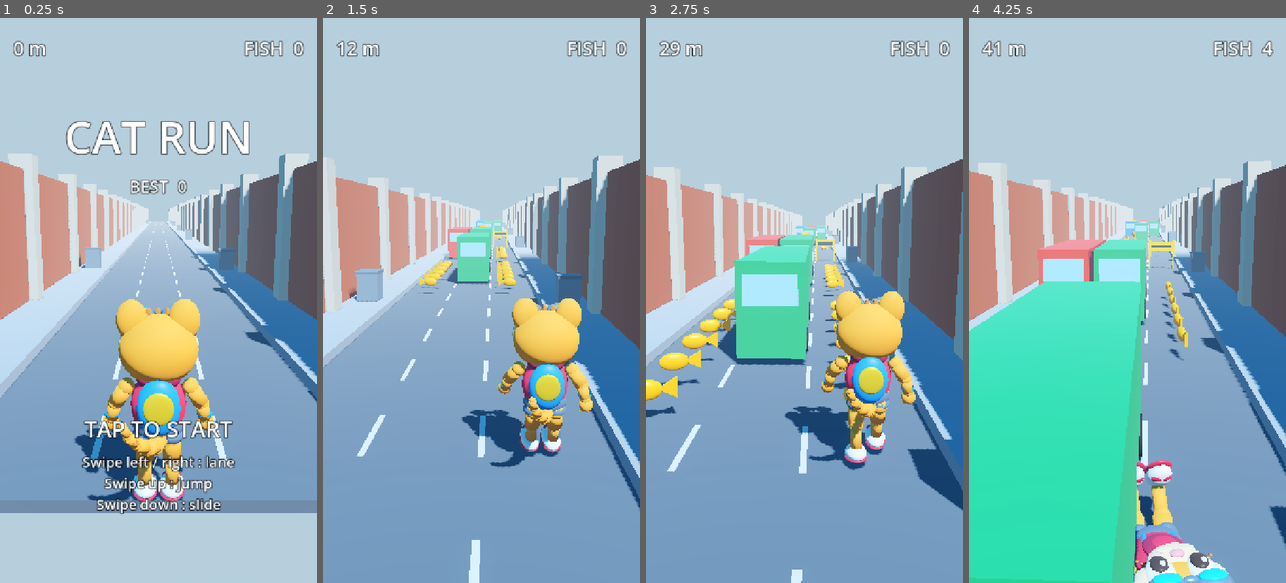
Above: before the commit, frames 1-4 (left to right).
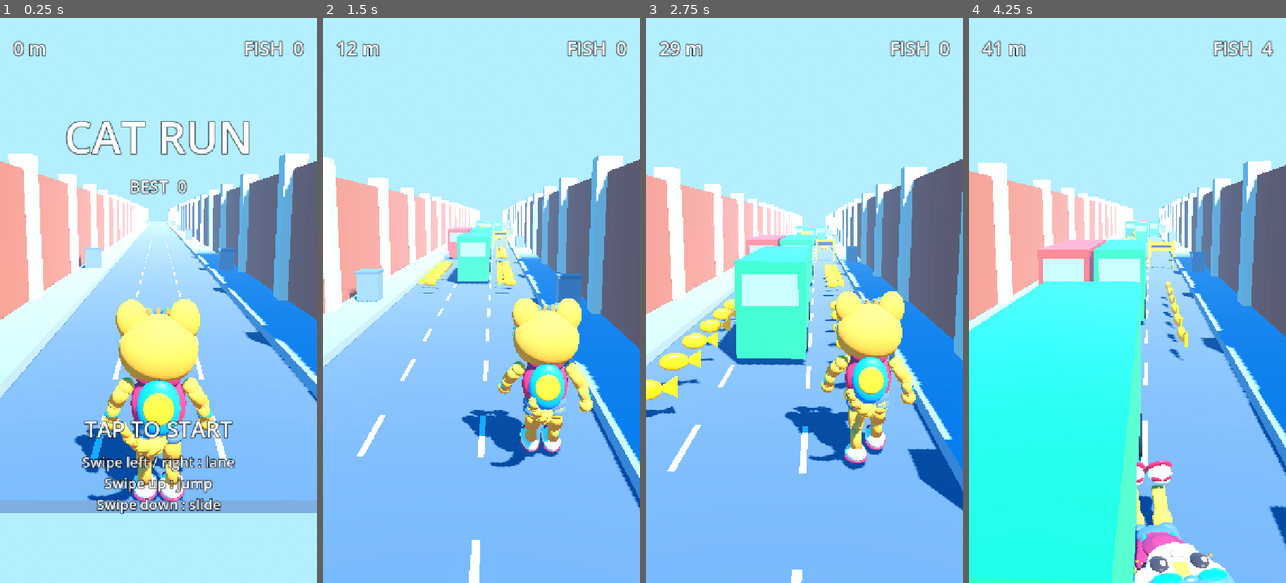
Above: after the commit, the same moments.

Repository: blsmithunkumar-lgtm/Final-Game-zone-
Game: Godot game, scene res://main.tscn
Same seed, same stepped clock (60 frames per second), same inputs: the game is played once before the commit and once after it.
Inputs (mouse positions are in pixels of both pictures, inside the frame that each line leads up to):
- Up to frame 1 (0.25 s): no input
- Up to frame 2 (1.5 s): tap Enter at 0.5 s; move the mouse to (551, 272) at 0.52 s; hold Right 0.53-1.25 s; click (551, 272) at 0.67 s; tap Space at 0.77 s; drag from (418, 328) to (465, 413) at 1.27 s
- Up to frame 3 (2.75 s): move the mouse to (836, 176) at 2.02 s; hold Right from 2.03 s (still down)
- Up to frame 4 (4.25 s): release Right at 2.75 s; drag from (1111, 413) to (1032, 215) at 2.77 s; move the mouse to (1222, 385) at 3.52 s; hold Left from 3.53 s (still down); tap Space at 3.77 s

The runs differ from the first frame. In frame 1, 95% of the frame differs, in the area x 0-100%, y 0-100%; in frame 2, 99%; in frame 3, 99%; in frame 4, 99%.

Commit message:
Richer colours
Co-Authored-By: Claude Opus 5.5 <noreply@anthropic.com>
Claude-Session: https://claude.ai/code/session_01CAdcir1AC6fd9WqR2N7CeF

Diff:
--- a/scripts/main.gd
+++ b/scripts/main.gd
@@ -112,24 +112,24 @@
 	env.background_mode = Environment.BG_SKY
 	var sky := Sky.new()
 	var sm := ProceduralSkyMaterial.new()
-	sm.sky_top_color = Color(0.22, 0.52, 0.93)
-	sm.sky_horizon_color = Color(0.72, 0.87, 0.98)
+	sm.sky_top_color = Color(0.12, 0.42, 0.9)
+	sm.sky_horizon_color = Color(0.55, 0.78, 0.97)
 	sm.ground_horizon_color = Color(0.72, 0.87, 0.98)
 	sm.ground_bottom_color = Color(0.35, 0.4, 0.48)
 	sky.sky_material = sm
 	env.sky = sky
 	env.ambient_light_source = Environment.AMBIENT_SOURCE_SKY
-	env.ambient_light_energy = 0.45
+	env.ambient_light_energy = 0.3
 	env.tonemap_mode = Environment.TONE_MAPPER_FILMIC
-	env.tonemap_white = 6.0
 	env.adjustment_enabled = true
-	env.adjustment_saturation = 1.25
+	env.adjustment_saturation = 1.35
 	env.adjustment_contrast = 1.08
 	env.fog_enabled = true
-	env.fog_light_color = Color(0.75, 0.88, 0.98)
+	env.fog_light_color = Color(0.6, 0.8, 0.97)
 	env.fog_density = 0.0035
 	env.glow_enabled = true
-	env.glow_intensity = 0.5
+	env.glow_intensity = 0.25
+	env.glow_hdr_threshold = 1.2
 	var we := WorldEnvironment.new()
 	we.environment = env
 	add_child(we)
--- a/tests/shot.gd
+++ b/tests/shot.gd
@@ -9,7 +9,7 @@
 	root.get_texture().get_image().save_png("res://shots/1_start.png")
 	main._start_game()
 	main.ACCEL
-	for i in 240:
+	for i in 150:
 		# dodge automatically so we keep running
 		for o in main.obstacles:
 			var dz = main.player.position.z - o.z
